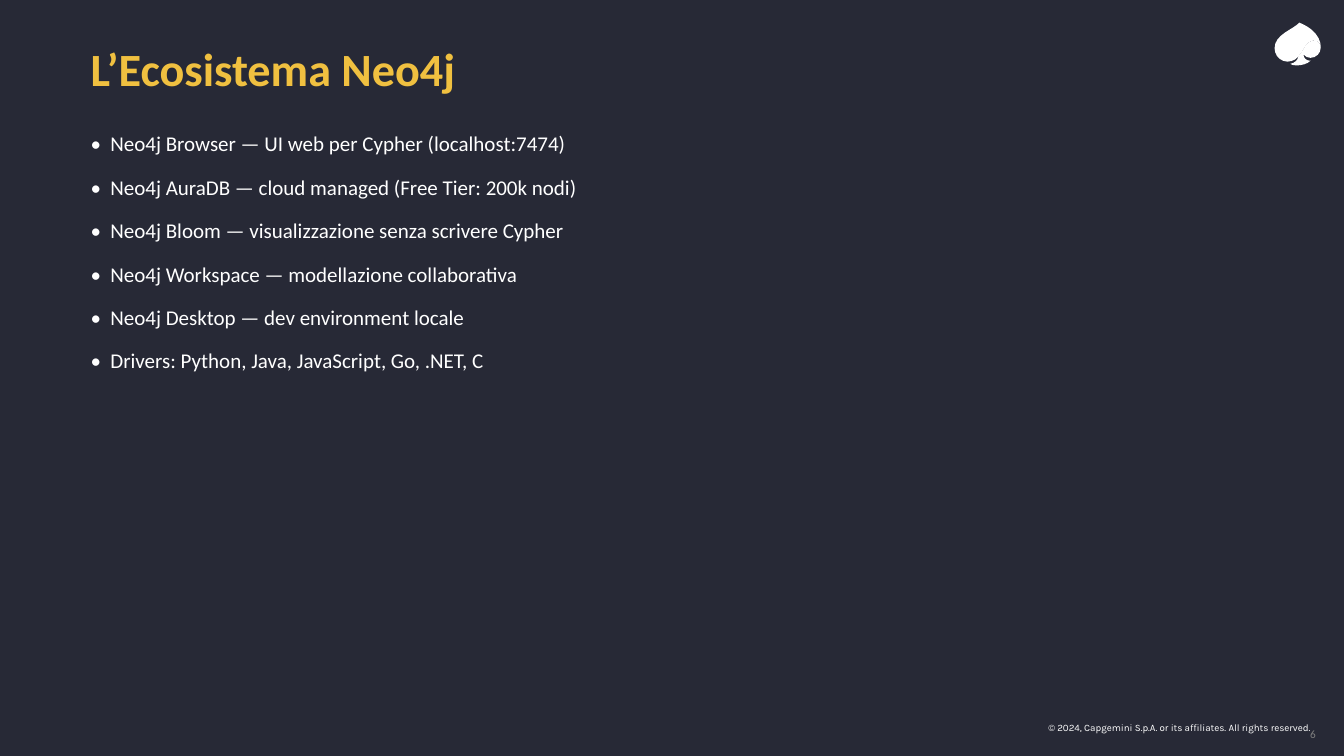
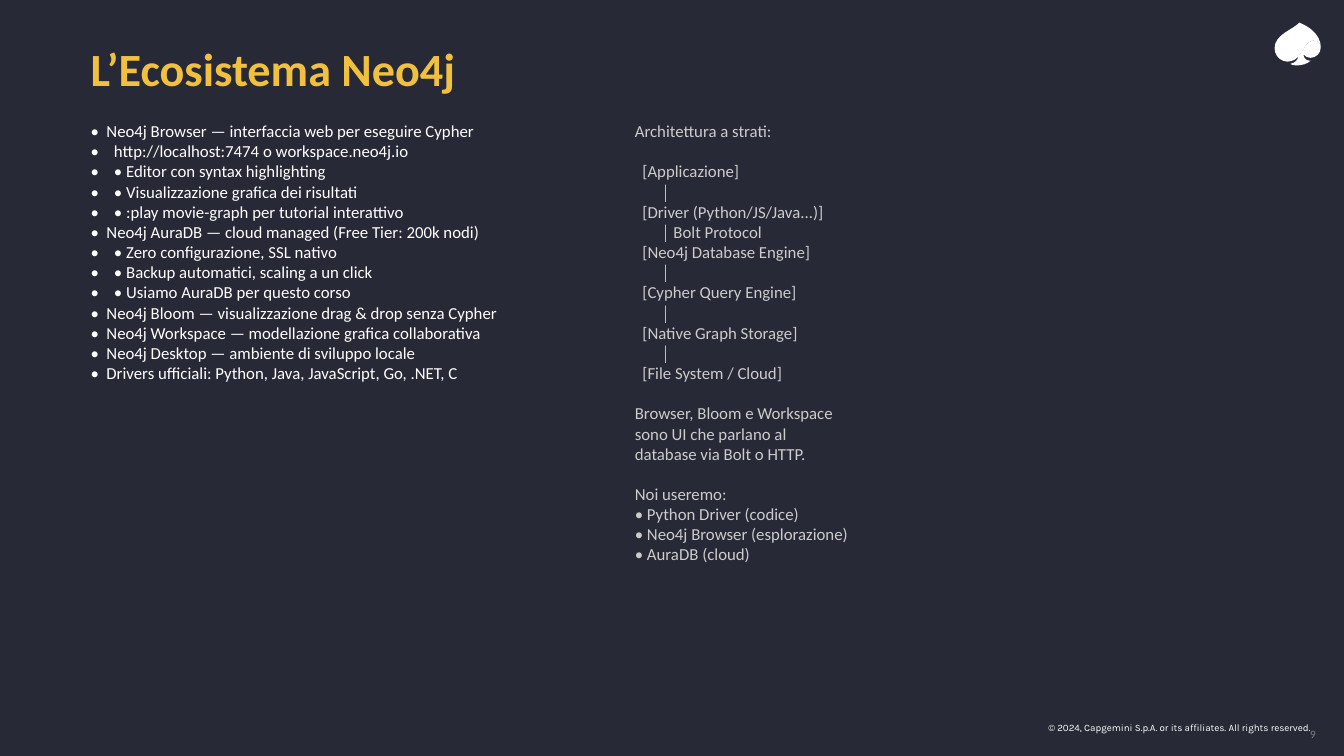
Before and after one commit to leobcc/neo4j-training-course-material, a slide deck: slide 9 of slides/session-01/session-01.pptx (slide 6 before the commit). Drawn at 1344x756 pixels with LibreOffice and Linux fonts; fonts in the diff are those of the drawing. Boxes give left, top, right and bottom in pixels: in the first picture for what was removed or moved away, otherwise in the second. Text is boxed around its words. In the diff, an @@ line names an element or a change of style, - is before the commit and + after.

```diff
--- a/slides/session-01/session-01.pptx
+++ b/slides/session-01/session-01.pptx
@@ text "• Neo4j Browser — interfaccia ...": place and size @@
-text "• Neo4j Browser — interfaccia ..." at bbox=[110, 136, 576, 372]
+text "• Neo4j Browser — interfaccia ..." at bbox=[106, 125, 496, 382]
@@ text at bbox=[106, 125, 473, 221]: text changed; size 15 to 12 pt @@
-• Neo4j Browser — UI web per Cypher (localhost:7474)
+• Neo4j Browser — interfaccia web per eseguire Cypher
+• http://localhost:7474 o workspace.neo4j.io
+• • Editor con syntax highlighting
+• • Visualizzazione grafica dei risultati
+• • :play movie-graph per tutorial interattivo
@@ text added at bbox=[635, 125, 848, 562], 12 pt, text #CCCCCC @@
+Architettura a strati:
+[Applicazione]
+│
+[Driver (Python/JS/Java...)]
+│ Bolt Protocol
+[Neo4j Database Engine]
+│
+[Cypher Query Engine]
+│
+[Native Graph Storage]
+│
+[File System / Cloud]
+Browser, Bloom e Workspace
+sono UI che parlano al
+database via Bolt o HTTP.
+Noi useremo:
+• Python Driver (codice)
+• Neo4j Browser (esplorazione)
+• AuraDB (cloud)
@@ text at bbox=[106, 226, 478, 241]: size 15 to 12 pt in "• Neo4j AuraDB — cloud managed (Free ..."; less space between paragraphs @@
@@ text at bbox=[106, 246, 496, 382]: text changed; size 15 to 12 pt @@
-• Neo4j Bloom — visualizzazione senza scrivere Cypher
-• Neo4j Workspace — modellazione collaborativa
-• Neo4j Desktop — dev environment locale
-• Drivers: Python, Java, JavaScript, Go, .NET, C
+• • Zero configurazione, SSL nativo
+• • Backup automatici, scaling a un click
+• • Usiamo AuraDB per questo corso
+• Neo4j Bloom — visualizzazione drag & drop senza Cypher
+• Neo4j Workspace — modellazione grafica collaborativa
+• Neo4j Desktop — ambiente di sviluppo locale
+• Drivers ufficiali: Python, Java, JavaScript, Go, .NET, C
```
Also in this commit, not shown: 5 other slides changed, 20 slides added, 12 slides removed.
